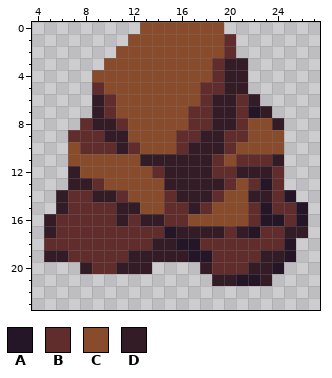
File history of a pixel-art sprite, assets/graphics/rock.png. The picture above was drawn from the file before the commit.
The file is 128x128 pixels, drawn in blocks of 4x4; one block is one cell here. Shown: x 4..27, y 0..23.
Palette (. is transparent): A #241527  B #602c2c  C #884b2b  D #341c27
Pixels before, first column x 5:
 0 ........CCCCCCC.......
 1 .......CCCCCCCCB......
 2 ......CCCCCCCCCB......
 3 .....CCCCCCCCCBDD.....
 4 ....CCCCCCCCCCBDD.....
 5 ....BCCCCCCCCBBDD.....
 6 ....DBCCCCCCCBDDBD....
 7 ....DBCCCCCCBBDDBAD...
 8 ...BDDBCCCCCBBDDBCCD..
 9 ..BBBDDCCCCBBDDBBCCC..
10 ..CBBBDBCCCBDDDBCCCC..
11 ..CCCCCCDDDDDDBCBBBD..
12 ..DCCCCCCBDDDDBBDDDB..
13 ..DDBCCCCCDDDDDBCBAB..
14 .DBBDDBCCCBDDDBCCDDBA.
15 .DBBBBDDCCBBDBCCCBABBA
16 DBBBBBDBDDBBCCCCCBAABA
17 DBBBBBBBBBADDDDBDABBDD
18 BBBBBBBBBDDAABBBBBBBA.
19 DDBBBBBDDDDDAABBBBDDA.
20 ...DBBDDD....DBBBDDA..
21 ..............DDAAD...
Once edited:
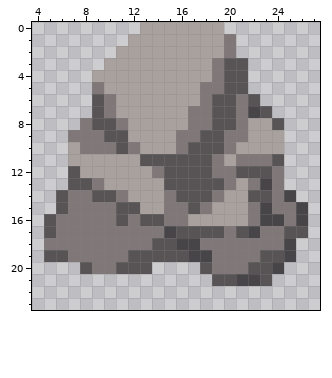
Edits made:
colour A: #241527 -> #484548
colour B: #602c2c -> #807878
colour C: #884b2b -> #a9a19e
colour D: #341c27 -> #585456
Pixel boxes of the changes (left, top, right, bottom) in both pictures:
changed: (44, 22, 308, 286)
